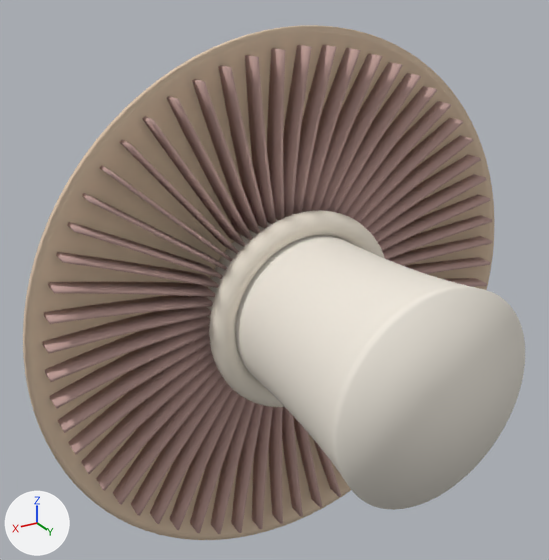
The glTF model public/models/agaricus-bisporus.glb as it was, and as the next commit left it.
Before and after are seen from a camera (50 mm lens) standing at (1.399, 2.047, 1.215) and looking at (0.097, -0.123, 0.13). Every picture has the same lights, and +X, +Y and +Z are marked at lower left. The older version comes first. Where no turn or scale is listed for an object, it has been applied to the vertices.

In view in the first picture: 'annulus_ring', 'lamellae_gills', 'pileus_cap', 'stipe_stem'.
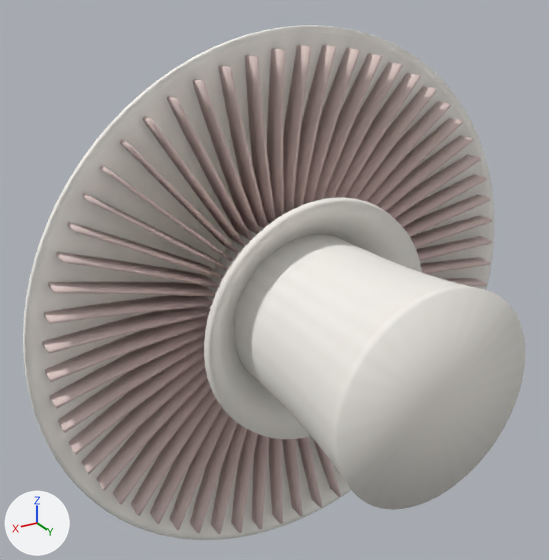
The change, as a list of edits to the scene's bpy script:
```text
Change mat_material_0:
    where n0 = _N.new('ShaderNodeBsdfPrincipled'); n0.name = 'Principled BSDF'
    remove n0.inputs[0].default_value = (0.71, 0.549, 0.4, 1.0)  # 'Base Color', beige #dbc4aa
    add n2 = _N.new('ShaderNodeVertexColor'); n2.name = 'Color Attribute'
    add _L.new(n2.outputs[0], n0.inputs[0])  # 'Color' to 'Base Color'
Change mat_material_1:
    where n0 = _N.new('ShaderNodeBsdfPrincipled'); n0.name = 'Principled BSDF'
    remove n0.inputs[0].default_value = (0.902, 0.851, 0.761, 1.0)  # 'Base Color', white #f4eee2
    add n2 = _N.new('ShaderNodeVertexColor'); n2.name = 'Color Attribute'
    add _L.new(n2.outputs[0], n0.inputs[0])  # 'Color' to 'Base Color'
Change mat_material_2:
    where n0 = _N.new('ShaderNodeBsdfPrincipled'); n0.name = 'Principled BSDF'
    remove n0.inputs[0].default_value = (0.549, 0.361, 0.329, 1.0)  # 'Base Color', pink #c4a29b
    add n2 = _N.new('ShaderNodeVertexColor'); n2.name = 'Color Attribute'
    add _L.new(n2.outputs[0], n0.inputs[0])  # 'Color' to 'Base Color'
Change me_pileus_cap:
    where me_pileus_cap.from_pydata(...)  # 7682 vertices, 15360 faces; spans x -1.0..1.0, y -0.52..0.02, z -1.0..1.0
    used by ob_pileus_cap; location = (0.0, -0.13, 0.0)
    me_pileus_cap part 1: vertex colours changed
Change me_stipe_stem:
    where me_stipe_stem.from_pydata(...)  # 1538 vertices, 3072 faces; spans x -0.36..0.36, y -0.16..0.78, z -0.36..0.36
    used by ob_stipe_stem; location = (0.0, -0.13, 0.0)
    me_stipe_stem part 2: vertex colours changed
Change me_lamellae_gills:
    where me_lamellae_gills.from_pydata(...)  # 1920 vertices, 3600 faces; spans x -0.94..0.94, y -0.15..0.07, z -0.94..0.94
    used by ob_lamellae_gills; location = (0.0, -0.13, 0.0)
    me_lamellae_gills part 3: vertex colours changed
Change me_annulus_ring:
    used by ob_annulus_ring; location = (0.0, -0.13, 0.0)
    remove me_annulus_ring.from_pydata(...)  # 1024 vertices, 2048 faces; spans x -0.385..0.385, y 0.015..0.105, z -0.385..0.385
    remove me_annulus_ring.materials.append(mat_material_3)  # pale yellow #eee5d6
    add me_annulus_ring.from_pydata(...)  # 384 vertices, 768 faces; spans x -0.46..0.46, y 0.015..0.192, z -0.46..0.46
    me_annulus_ring part 4: 1024 vertices removed from x -0.385..0.385, y 0.015..0.105, z -0.385..0.385; 384 vertices added at x -0.46..0.46, y 0.015..0.192, z -0.46..0.46
    add me_annulus_ring.materials.append(mat_material_1)
```

Changed parts and their boxes (x1, y1, x2, y2) in the pictures (549 x 560 px):
'lamellae_gills', recoloured
    both: (43, 45, 492, 534)
'pileus_cap', recoloured
    both: (23, 25, 494, 540)
'annulus_ring', recoloured, reshaped (24% wider, 23% taller)
    before: (209, 210, 385, 407)
    after: (204, 197, 422, 439)
